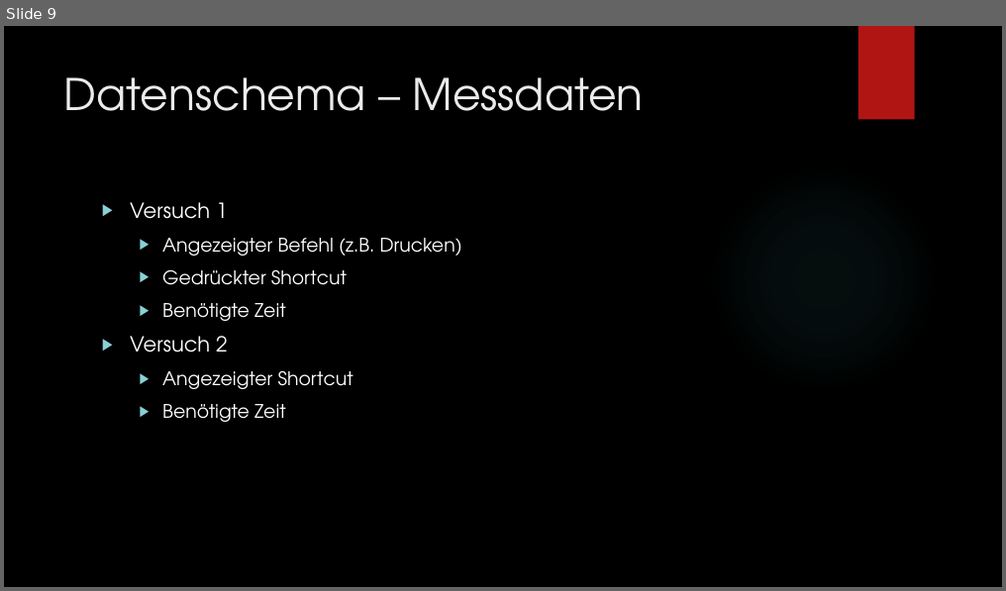
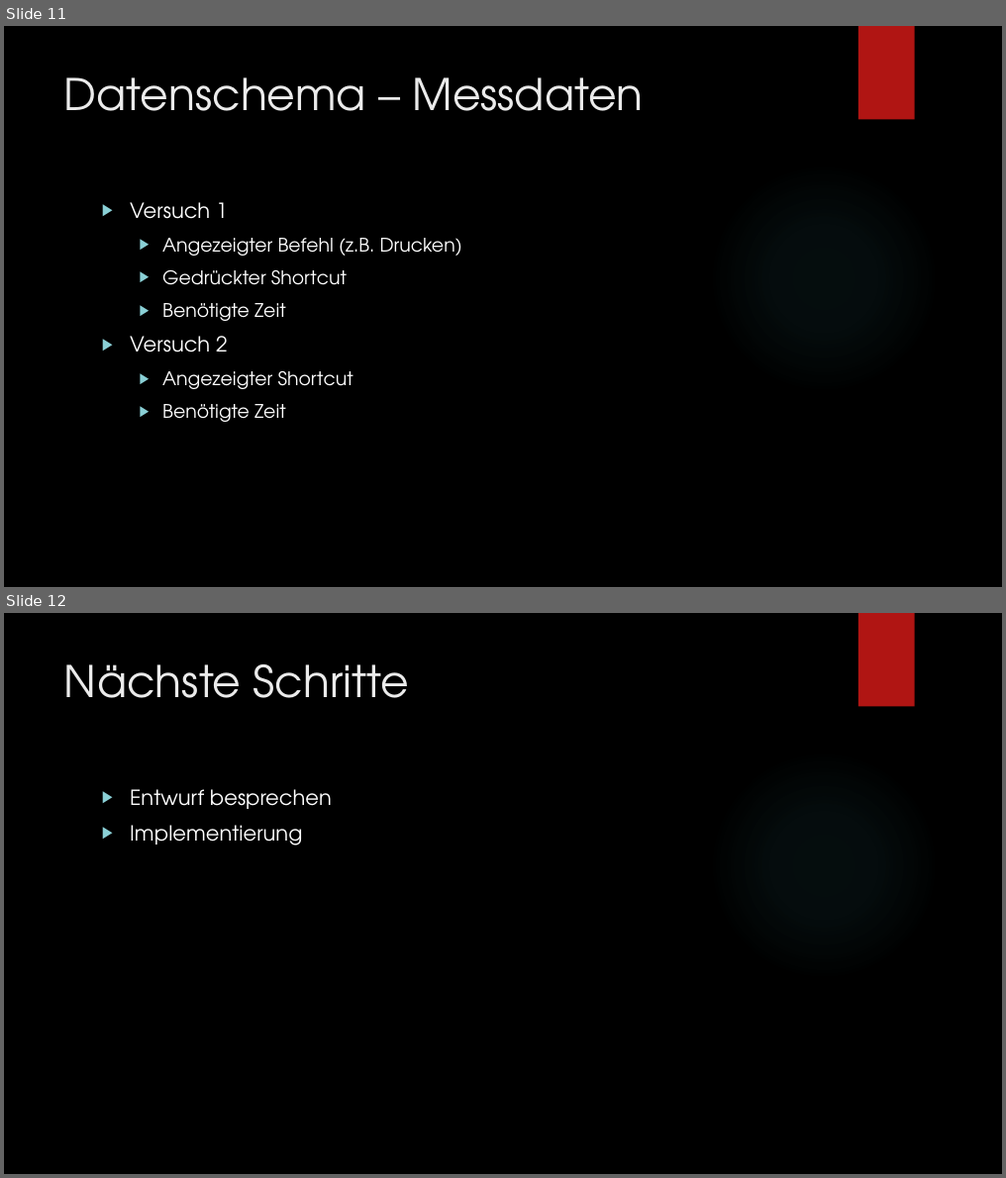
Before and after one commit to Theiaz/Projektarbeit_Fitts, a slide deck: presentation/Meeting 2 - Analyse.pptx. Shown one above the other, each under a label of ours: slide 9 before the commit, slides 11 and 12 after it. The pictures are 1006x591 and 1006x1178 pixels, drawn with LibreOffice and Linux fonts; fonts in the diff are those of the drawing; background and template pictures are left out. Boxes give left, top, right and bottom in pixels: in the first picture for what was removed or moved away, otherwise in the second. Text is boxed around its words. In the diff, an @@ line names an element or a change of style, - is before the commit and + after.

```diff
--- a/presentation/Meeting 2 - Analyse.pptx
+++ b/presentation/Meeting 2 - Analyse.pptx
@@ slide 12 added at [4, 613, 1002, 1174], background picture (left out); not listed: 2 template elements that a slide beside it also shows @@
@@ title added at [64, 664, 409, 698], 42 pt, text #EBEBEB @@
+Nächste Schritte
@@ text added at [130, 789, 332, 846], 20 pt, text #FFFFFF @@
+▶ Entwurf besprechen
+▶ Implementierung
@@ what was slide 9 is now slide 11 @@
```
Also in this commit, not shown: 3 other slides added, 1 slide removed, 6 other files.
